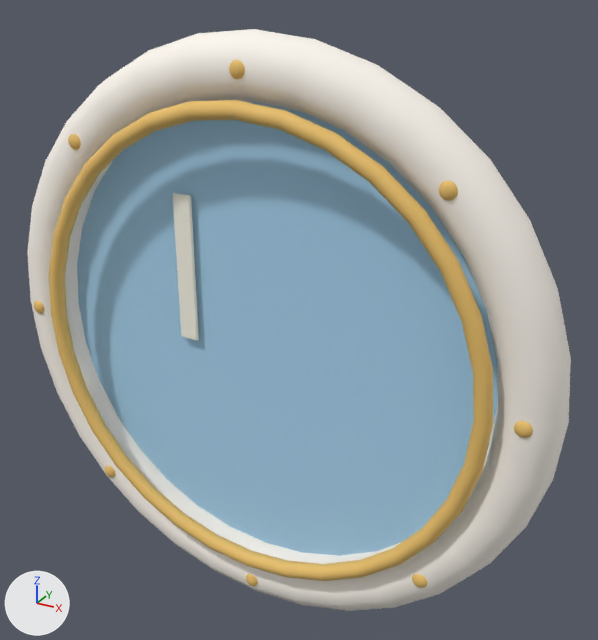
Renders of the glTF model assets/3d/native/windowRoundPorthole.glb from each side of a commit.
Camera for both pictures: a 50 mm lens placed at (0.843, -1.379, 1.427), pointed at (0.063, 0.039, 0.718). The axes (+X, +Y, +Z) are drawn at lower left. The lights are the same throughout. The first picture is the older version. Where no turn or scale is listed for an object, it has been applied to the vertices.

The scene before the commit, as lines of its bpy script (objects in view):
```python
me_cube_166 = bpy.data.meshes.new('Cube.166')
me_cube_166.from_pydata(...)  # 96 vertices, 188 faces; spans x -0.023..0.023, y -0.004..0.004, z -0.165..0.165
me_cube_166.materials.append(mat_cream)  # white #fefbec
me_cylinder_032 = bpy.data.meshes.new('Cylinder.032')
me_cylinder_032.from_pydata(...)  # 224 vertices, 444 faces; spans x -0.56..0.56, y -0.033..0.033, z -0.56..0.56
me_cylinder_032.materials.append(mat_blue)  # blue #a9d5f0
me_torus_056 = bpy.data.meshes.new('Torus.056')
me_torus_056.from_pydata(...)  # a torus around y (ring radius 0.51, tube radius 0.018) spanning x -0.528..0.528, y -0.017..0.017, z -0.528..0.528
me_torus_056.materials.append(mat_gold)  # orange #ebc16b
ob_brass_inner_ring = bpy.data.objects.new('Brass inner ring', me_torus_056)
ob_brass_inner_ring.location = (0.0, -0.085, 0.66)
ob_porthole_reflection = bpy.data.objects.new('Porthole reflection', me_cube_166)
ob_porthole_reflection.location = (-0.18, -0.023, 0.81)
ob_round_sky_glass = bpy.data.objects.new('Round sky glass', me_cylinder_032)
ob_round_sky_glass.location = (0.0, 0.02, 0.66)
# also in view: 'Round white window frame' at (0.0, -0.015, 0.66)
```
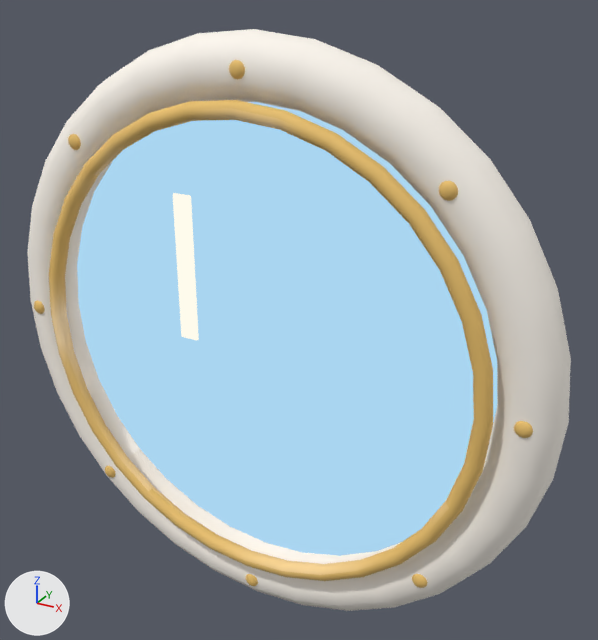
Where the change shows, as pixel boxes (x1, y1, x2, y2) in the pictures (598 x 640 px):
'Round sky glass', recoloured (lighter)
    both: (77, 102, 497, 556)
'Porthole reflection', recoloured (lighter)
    both: (173, 193, 199, 340)

The change, as a list of edits to the scene's bpy script:
```text
Add mat_outside_sky_round_sky_glass:
    mat_outside_sky_round_sky_glass = bpy.data.materials.new('Outside sky Round sky glass')
    # nodes: BsdfTransparent, Emission, LightPath, MixShader, OutputMaterial
    # colours: blue #a9d5f0
Add mat_outside_sky_porthole_reflection:
    mat_outside_sky_porthole_reflection = bpy.data.materials.new('Outside sky Porthole reflection')
    # nodes: BsdfTransparent, Emission, LightPath, MixShader, OutputMaterial
    # colours: white #fefbec
Change me_cube_166:
    where me_cube_166.from_pydata(...)  # 96 vertices, 188 faces; spans x -0.023..0.023, y -0.004..0.004, z -0.165..0.165
    remove me_cube_166.materials.append(mat_cream)  # white #fefbec
    add me_cube_166.materials.append(mat_outside_sky_porthole_reflection)
Change me_cylinder_032:
    where me_cylinder_032.from_pydata(...)  # 224 vertices, 444 faces; spans x -0.56..0.56, y -0.033..0.033, z -0.56..0.56
    remove me_cylinder_032.materials.append(mat_blue)  # blue #a9d5f0
    add me_cylinder_032.materials.append(mat_outside_sky_round_sky_glass)
```
